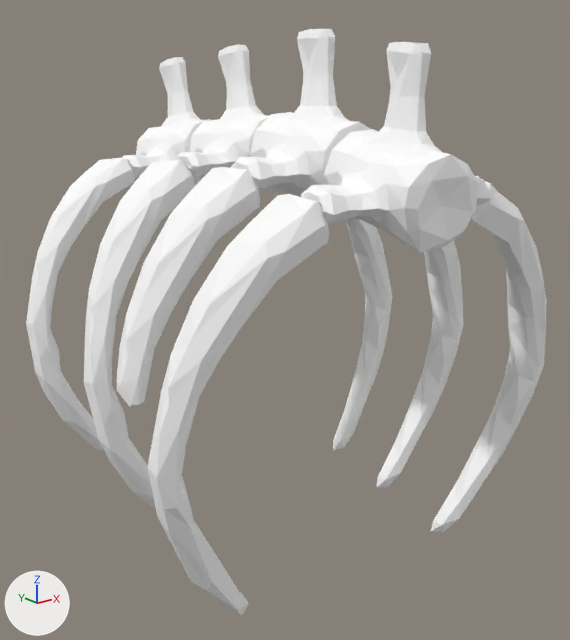
The glTF model public/siege/scifi/jungle_SM_Prop_Whale_Skeleton_Ribcage_01.gltf: old version first, new version second.
Rendered twice from a 50 mm lens placed at (-5.91, -7.48, 4.49), pointed at (-0.14, -0.26, 1.61). Every picture has the same lights, and +X, +Y and +Z are marked at lower left. The first picture is the older version. Where no turn or scale is listed for an object, it has been applied to the vertices.

In view in the first picture: 'SM_Prop_Whale_Skeleton_Ribcage_01'.
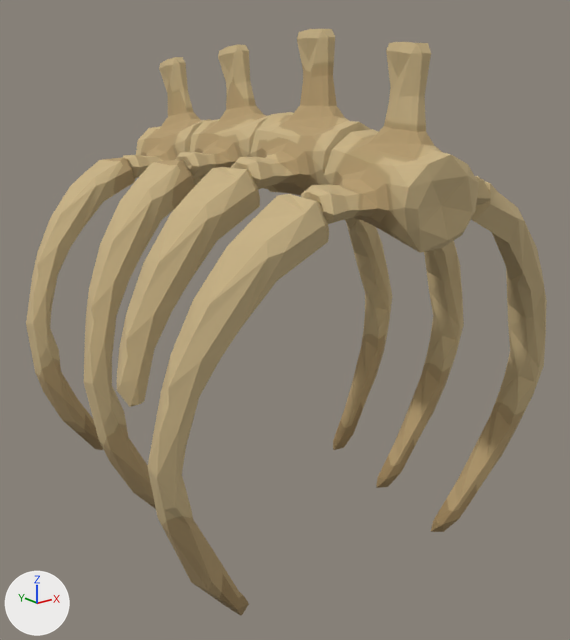
The change, as a diff of the scene's bpy script:
```diff
--- a/public/siege/scifi/jungle_SM_Prop_Whale_Skeleton_Ribcage_01.gltf.py
+++ b/public/siege/scifi/jungle_SM_Prop_Whale_Skeleton_Ribcage_01.gltf.py
@@ img_polygonnaturebiomes_tropical_texture_01 @@
+img_polygonnaturebiomes_tropical_texture_01 = load_image('PolygonNatureBiomes_Tropical_Texture_01', 'PolygonNatureBiomes_Tropical_Texture_01.webp', 4096, 4096, 'sRGB')
@@ mat_nature_base_mat11 @@
 mat_nature_base_mat11 = principled_material('Nature_Base_Mat11')
-mat_nature_base_mat11.base_color = (1.0, 1.0, 1.0)  # white #ffffff
+mat_nature_base_mat11.texture = img_polygonnaturebiomes_tropical_texture_01
 mat_nature_base_mat11.roughness = 1.0
```

Where the change shows, as pixel boxes [x1, y1, x2, y2] in the pictures (570 x 640 px):
'SM_Prop_Whale_Skeleton_Ribcage_01', surface changed (white to beige): [26, 29, 547, 616] in both
